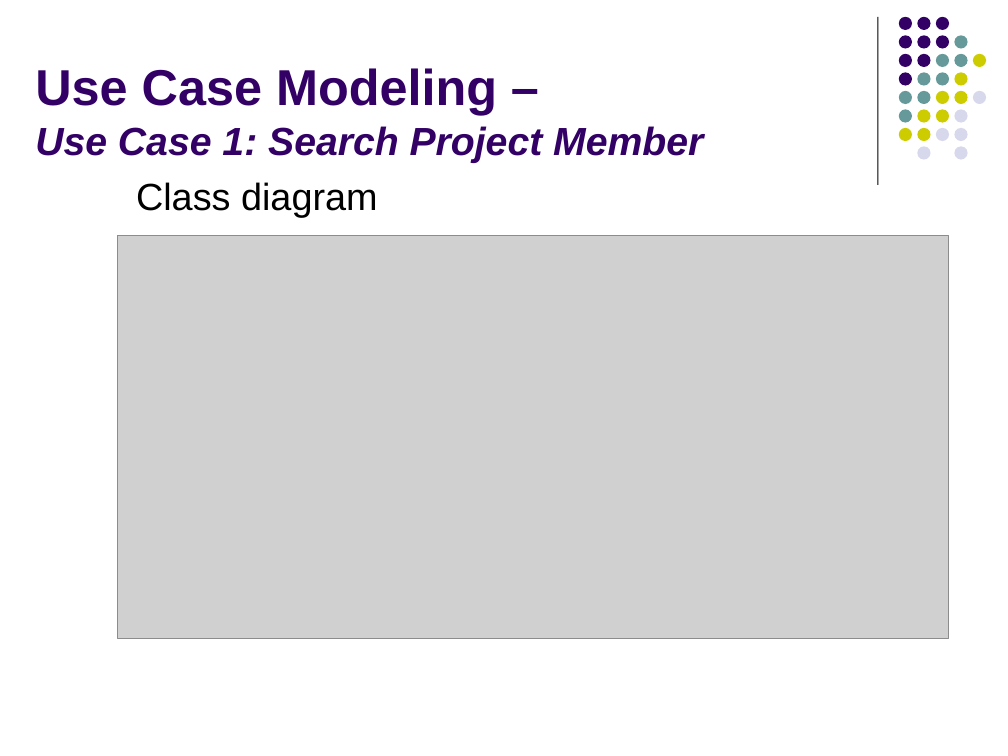
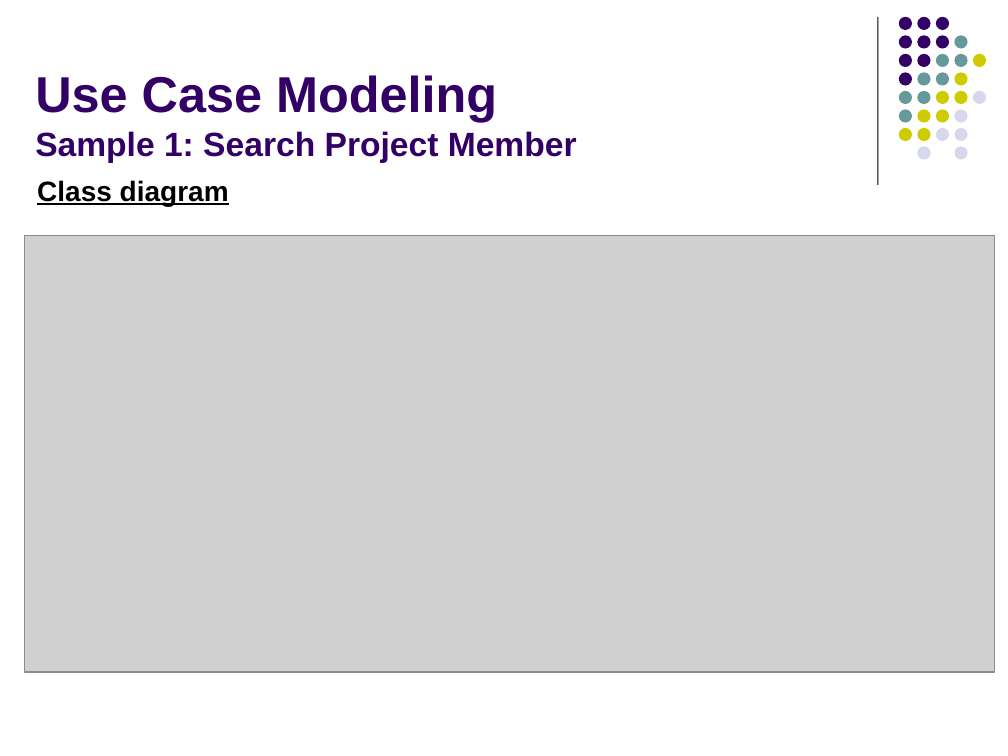
Before and after one commit to imireasa/mtech-se18-t08s, a slide deck: slide 8 of docs/W-9 Working Document/W-9.3 Presentation Slides/Phase 2/vms_presentation_2_v0.1.pptx (slide 10 before the commit). Drawn at 1008x756 pixels with LibreOffice and Linux fonts; fonts in the diff are those of the drawing; grey boxes stand for pictures. Boxes give left, top, right and bottom in pixels: in the first picture for what was removed or moved away, otherwise in the second. Text is boxed around its words. In the diff, an @@ line names an element or a change of style, - is before the commit and + after.

```diff
--- a/docs/W-9 Working Document/W-9.3 Presentation Slides/Phase 2/vms_presentation_2_v0.1.pptx
+++ b/docs/W-9 Working Document/W-9.3 Presentation Slides/Phase 2/vms_presentation_2_v0.1.pptx
@@ title at <box>35,75,577,163</box>: text changed; size 28 to 24 pt; italic off @@
-Use Case Modeling –
-Use Case 1: Search Project Member
+Use Case Modeling
+Sample 1: Search Project Member
@@ text "Class diagram": place and size @@
-text "Class diagram" at <box>136,182,378,218</box>
+text "Class diagram" at <box>37,180,229,206</box>
@@ text "Class diagram" at <box>37,180,229,206</box>: size 27 to 20 pt, bold on, underline on; indent changed; less space between paragraphs @@
@@ picture: place and size @@
-picture at <box>118,235,949,638</box>
+picture at <box>24,235,995,671</box>
```
Also in this commit, not shown: 10 other slides changed, 1 slide added, 5 slides removed.
